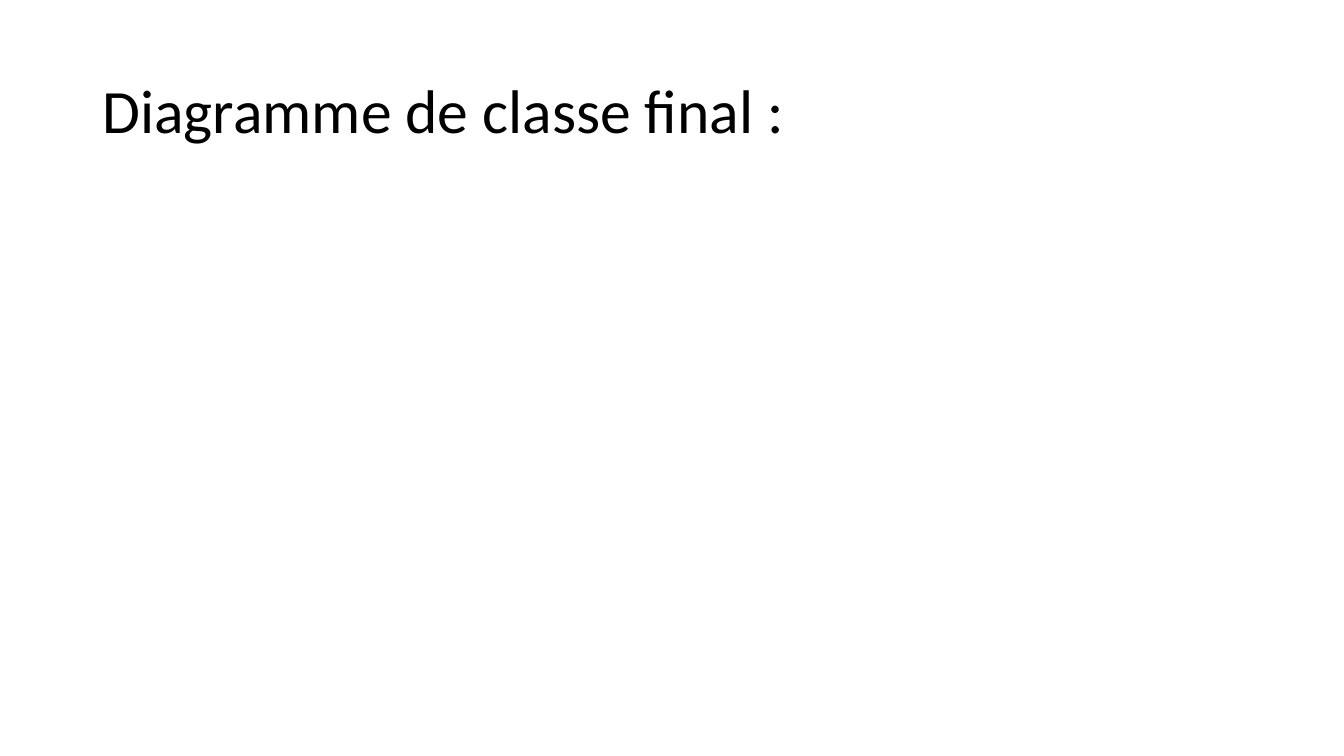
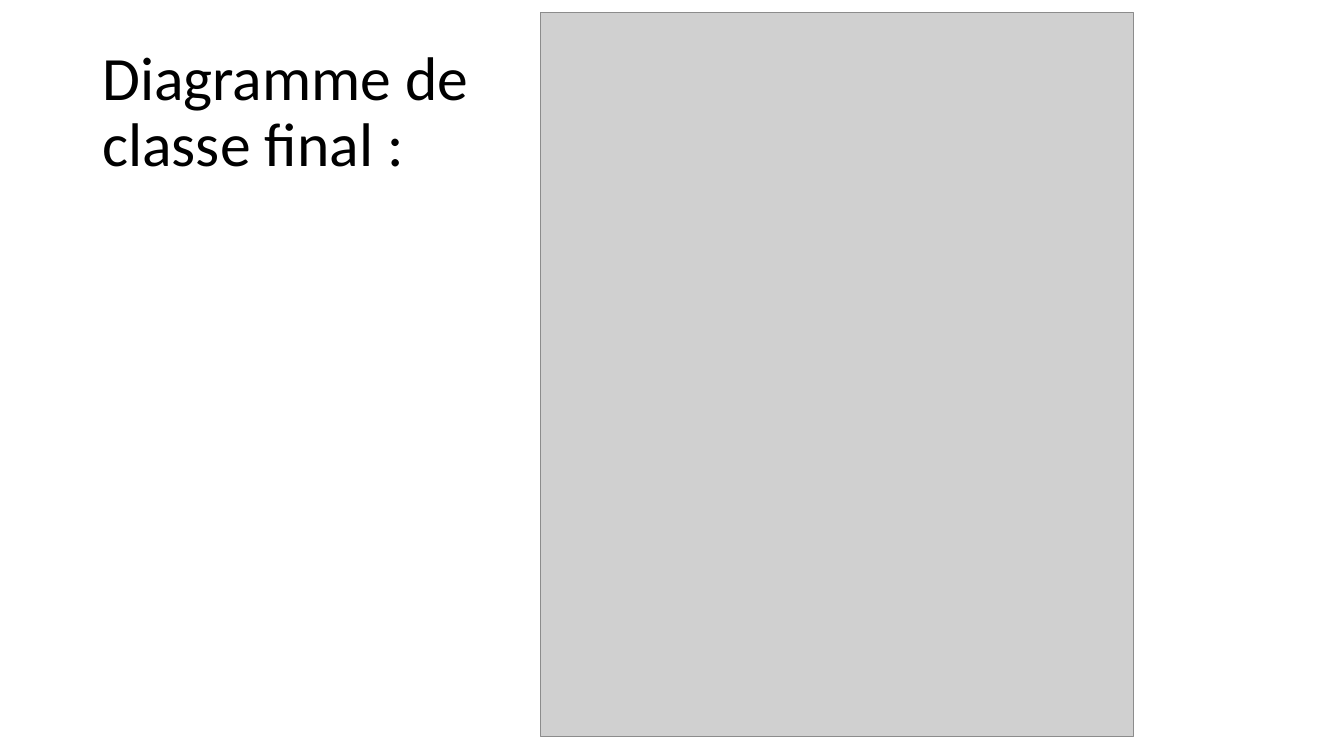
Before and after one commit to 1001ms/2023_Zeldiablo_walczak_amaglio_arcelin_berret_brun, a slide deck: slide 9 of documents/Diapo_Zeldiablo_Arcelin-Brun-Amaglio-Berret-VelaMena.pptx. Drawn at 1344x756 pixels with LibreOffice and Linux fonts; fonts in the diff are those of the drawing; grey boxes stand for pictures. Boxes give left, top, right and bottom in pixels: in the first picture for what was removed or moved away, otherwise in the second. Text is boxed around its words. In the diff, an @@ line names an element or a change of style, - is before the commit and + after.

```diff
--- a/documents/Diapo_Zeldiablo_Arcelin-Brun-Amaglio-Berret-VelaMena.pptx
+++ b/documents/Diapo_Zeldiablo_Arcelin-Brun-Amaglio-Berret-VelaMena.pptx
@@ picture added at box(540, 13, 1134, 737) @@
@@ text "Diagramme de classe final :" rewrapped from box(102, 90, 754, 144) to box(102, 57, 468, 167) @@
```
Also in this commit, not shown: 10 other slides changed, 1 slide added, 17 other files.
